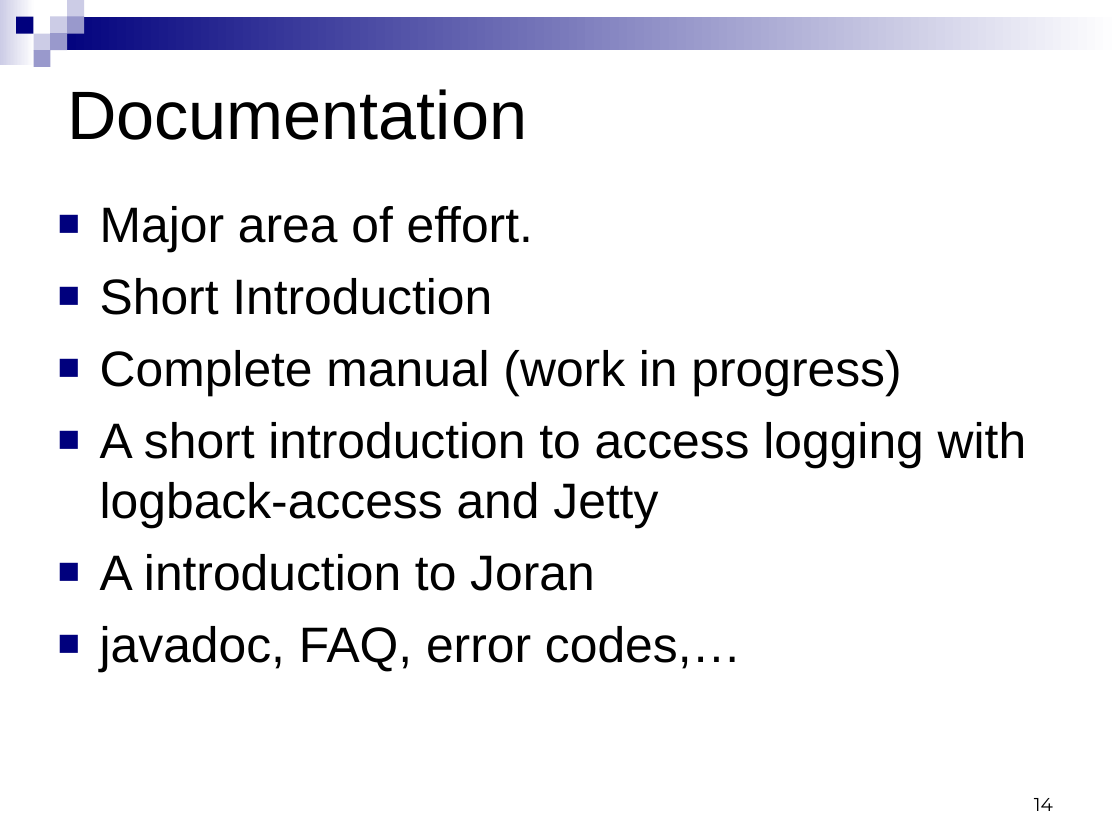
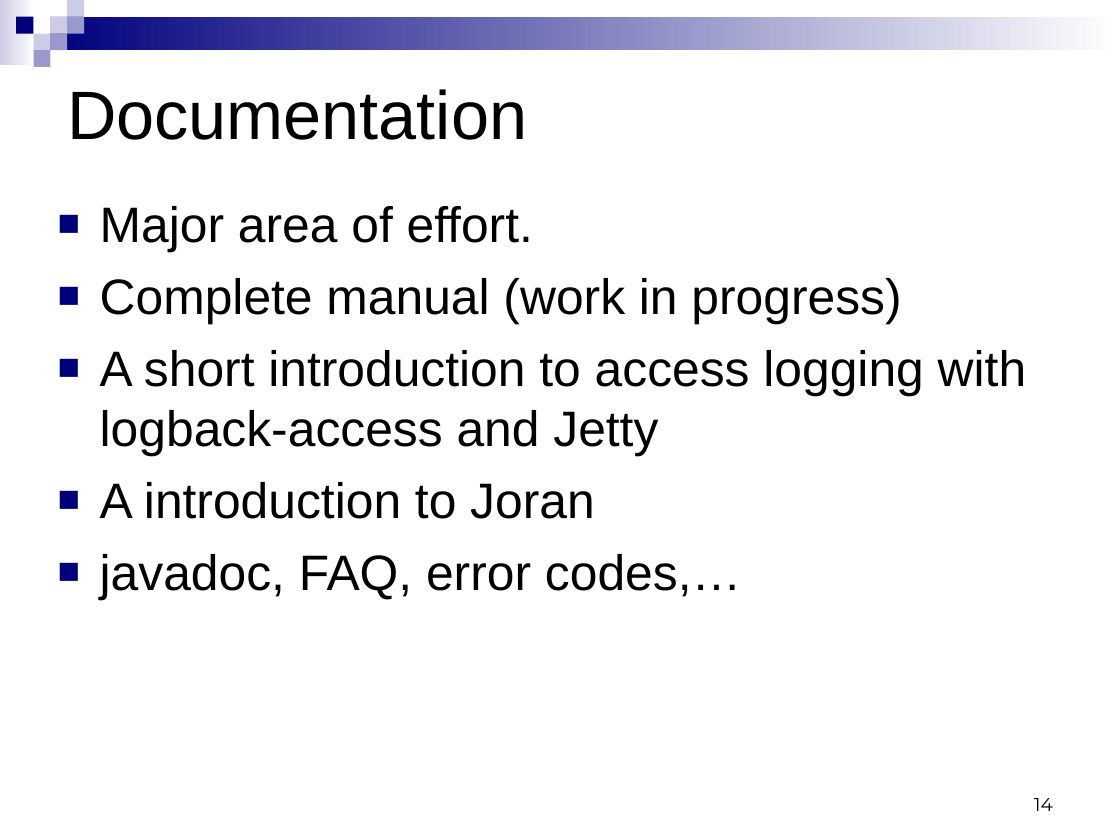
Before and after one commit to qos-ch/logback, a slide deck: slide 14 of logback-site/src/site/resources/logback.ppt. Drawn at 1120x840 pixels with LibreOffice and Linux fonts; fonts in the diff are those of the drawing. Boxes give left, top, right and bottom in pixels: in the first picture for what was removed or moved away, otherwise in the second. Text is boxed around its words. In the diff, an @@ line names an element or a change of style, - is before the commit and + after.

```diff
--- a/logback-site/src/site/resources/logback.ppt
+++ b/logback-site/src/site/resources/logback.ppt
@@ text at bbox=[100, 278, 492, 315]: paragraph removed @@
-■ Short Introduction
```
Also in this commit, not shown: 10 other slides changed, 2 slides added.
